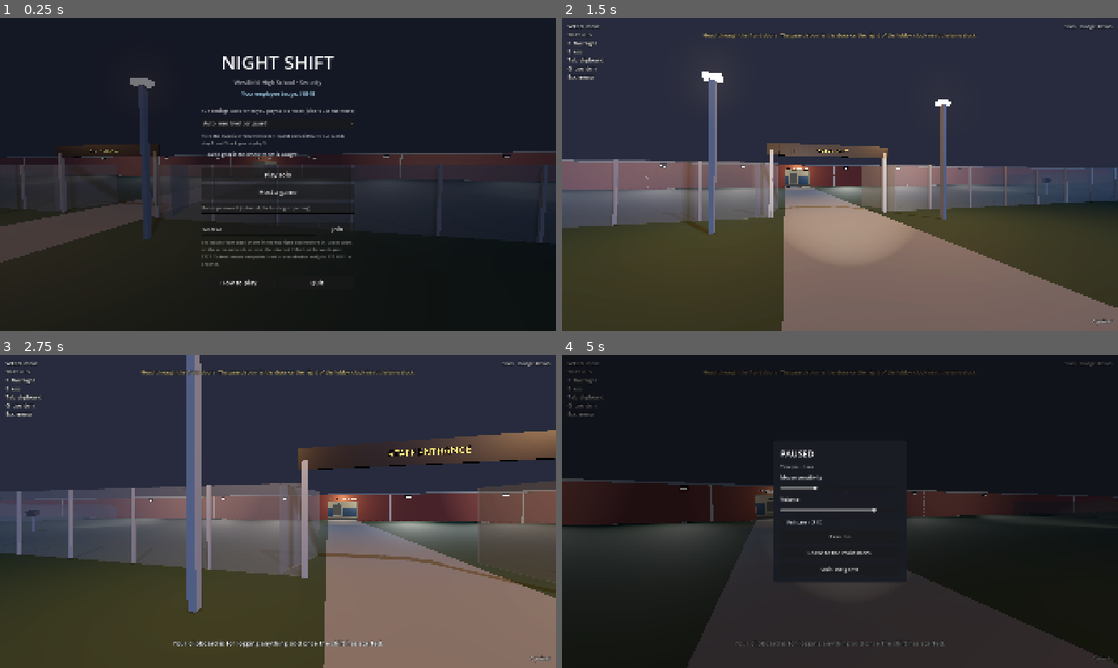
Above: before the commit, frames 1-4 (two rows, left to right).
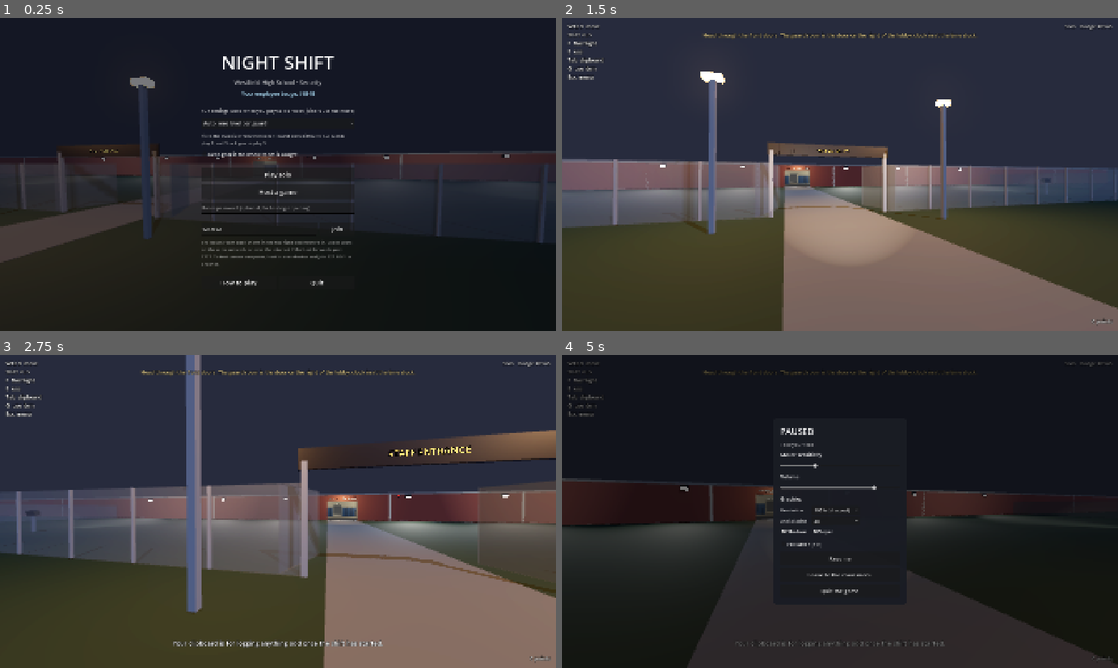
Above: after the commit, the same moments.

Repository: Travis700/Game
Game: Godot game, scene res://scenes/main.tscn
Two runs of this game, one before a commit and one after it. Both use one fixed random seed, a clock stepped at 60 frames per second and the inputs below.
Inputs (mouse positions are in pixels of both pictures, inside the frame that each line leads up to):
- Up to frame 1 (0.25 s): no input
- Up to frame 2 (1.5 s): click "Play solo" at 0.5 s; tap Enter at 1.25 s; move the mouse to (867, 174) at 1.27 s; hold W (move_forward) from 1.28 s (still down); hold F (flashlight) from 1.28 s (still down); click (867, 174) at 1.42 s
- Up to frame 3 (2.75 s): keep holding W (move_forward); move the mouse to (250, 511) at 2.02 s; release F (flashlight) at 2.03 s; tap Tab (clipboard) at 2.1 s; tap F (flashlight) at 2.3 s
- Up to frame 4 (5 s): keep holding W (move_forward); move the mouse to (851, 505) at 2.77 s; hold F (flashlight) 2.78-3.53 s; move the mouse to (834, 517) at 3.52 s; tap E (interact) at 3.6 s; click (834, 517) at 3.67 s; tap F (flashlight) at 3.8 s; move the mouse to (878, 514) at 4.27 s; hold F (flashlight) from 4.28 s (still down); tap 1 (monitor_1) at 4.35 s; tap Escape (pause) at 4.9 s

The runs differ from the first frame. In frame 1, 0.2% of the frame differs, in the area x 3-92%, y 18-65%; in frame 2, 0.9%; in frame 3, 0.9%; in frame 4, 2.1%, in the area x 9-93%, y 23-79%.

Commit message:
Add graphics settings to the Esc menu: resolution, anti-aliasing, shadows, V-sync
Saved with the player's profile, for slower computers (and Steam).

Co-Authored-By: Claude Opus 5.5 <noreply@anthropic.com>
Claude-Session: https://claude.ai/code/session_015YKvNgaJwTwAVL8wj2PRTQ

Diff:
--- a/scripts/main.gd
+++ b/scripts/main.gd
@@ -930,6 +930,8 @@
 	moon.light_color = Color(0.6, 0.7, 1.0)
 	moon.light_energy = 0.25
 	moon.shadow_enabled = true
+	moon.add_to_group(Profile.SHADOW_LIGHTS)
+	moon.shadow_enabled = Profile.shadows
 	moon.rotation_degrees = Vector3(-40, 35, 0)
 	add_child(moon)
 	return env
--- a/scripts/pause_menu.gd
+++ b/scripts/pause_menu.gd
@@ -4,6 +4,9 @@
 
 signal closed
 signal leave_requested
+
+## Choices for the 3D resolution, as a percentage of the window.
+const RENDER_SCALES: Array[int] = [100, 85, 70, 50]
 
 var is_open := false
 var _title: Label
@@ -54,6 +57,45 @@
 		Profile.volume = value
 		Profile.apply_volume())
 	column.add_child(_volume)
+	column.add_child(_label("Graphics"))
+	var graphics := GridContainer.new()
+	graphics.columns = 2
+	graphics.add_theme_constant_override("h_separation", 12)
+	graphics.add_theme_constant_override("v_separation", 6)
+	column.add_child(graphics)
+	graphics.add_child(_small("Resolution"))
+	var scale := OptionButton.new()
+	for percent in RENDER_SCALES:
+		scale.add_item("%d%%%s" % [percent, " (sharpest)" if percent == 100 else ""])
+	scale.select(maxi(RENDER_SCALES.find(roundi(Profile.render_scale * 100)), 0))
+	scale.item_selected.connect(func(index: int) -> void:
+		Profile.render_scale = RENDER_SCALES[index] / 100.0
+		Profile.apply_graphics())
+	graphics.add_child(scale)
+	graphics.add_child(_small("Anti-aliasing"))
+	var aa := OptionButton.new()
+	for option in ["Off", "2x", "4x"]:
+		aa.add_item(option)
+	aa.select(Profile.antialiasing)
+	aa.item_selected.connect(func(index: int) -> void:
+		Profile.antialiasing = index
+		Profile.apply_graphics())
+	graphics.add_child(aa)
+	var shadows := CheckBox.new()
+	shadows.text = "Shadows"
+	shadows.button_pressed = Profile.shadows
+	shadows.toggled.connect(func(on: bool) -> void:
+		Profile.shadows = on
+		Profile.apply_graphics())
+	graphics.add_child(shadows)
+	var vsync := CheckBox.new()
+	vsync.text = "V-sync"
+	vsync.button_pressed = Profile.vsync
+	vsync.toggled.connect(func(on: bool) -> void:
+		Profile.vsync = on
+		Profile.apply_graphics())
+	graphics.add_child(vsync)
+
 	_fullscreen = CheckBox.new()
 	_fullscreen.text = "Fullscreen (F11)"
 	_fullscreen.toggled.connect(func(on: bool) -> void:
@@ -102,6 +144,14 @@
 	return label
 
 
+func _small(text: String) -> Label:
+	var label := Label.new()
+	label.text = text
+	label.add_theme_font_size_override("font_size", 15)
+	label.modulate.a = 0.8
+	return label
+
+
 func _slider(low: float, high: float, value: float) -> HSlider:
 	var slider := HSlider.new()
 	slider.min_value = low
--- a/scripts/player.gd
+++ b/scripts/player.gd
@@ -84,6 +84,11 @@
 	_footsteps.name = "Footsteps"
 	add_child(_footsteps)
 	flashlight.set_meta("base_energy", flashlight.light_energy)
+	# The Shadows setting (Profile is an autoload; looked up by path, see _look).
+	flashlight.add_to_group("shadow_lights")
+	var profile := get_node_or_null("/root/Profile")
+	if profile:
+		flashlight.shadow_enabled = bool(profile.get("shadows"))
 	if bright_flashlight:
 		set_bright_flashlight(true)
 	var local := is_local()
--- a/scripts/profile.gd
+++ b/scripts/profile.gd
@@ -9,6 +9,14 @@
 var mouse_sensitivity := 1.0
 ## Master volume, 0 to 1.
 var volume := 0.8
+## Graphics: V-sync, 3D resolution (1.0 = full), shadows, and anti-aliasing (0 off, 1 = 2x, 2 = 4x).
+var vsync := true
+var render_scale := 1.0
+var shadows := true
+var antialiasing := 1
+
+## Lights that cast shadows (the moon, flashlights), switched by the Shadows setting.
+const SHADOW_LIGHTS := "shadow_lights"
 
 
 func _enter_tree() -> void:
@@ -17,6 +25,10 @@
 		employee_number = config.get_value("employee", "number", 0)
 		mouse_sensitivity = config.get_value("settings", "mouse_sensitivity", 1.0)
 		volume = config.get_value("settings", "volume", 0.8)
+		vsync = config.get_value("graphics", "vsync", true)
+		render_scale = config.get_value("graphics", "render_scale", 1.0)
+		shadows = config.get_value("graphics", "shadows", true)
+		antialiasing = config.get_value("graphics", "antialiasing", 1)
 	apply_volume()
 	if employee_number < 1000:
 		employee_number = randi_range(1000, 9999)
@@ -37,8 +49,26 @@
 	config.set_value("employee", "number", employee_number)
 	config.set_value("settings", "mouse_sensitivity", mouse_sensitivity)
 	config.set_value("settings", "volume", volume)
+	config.set_value("graphics", "vsync", vsync)
+	config.set_value("graphics", "render_scale", render_scale)
+	config.set_value("graphics", "shadows", shadows)
+	config.set_value("graphics", "antialiasing", antialiasing)
 	config.save(PATH)
 
 
 func apply_volume() -> void:
 	AudioServer.set_bus_volume_db(0, linear_to_db(maxf(volume, 0.0001)))
+
+
+func _ready() -> void:
+	apply_graphics()
+
+
+## Applies the graphics settings to the game window and every shadow-casting light.
+func apply_graphics() -> void:
+	DisplayServer.window_set_vsync_mode(DisplayServer.VSYNC_ENABLED if vsync else DisplayServer.VSYNC_DISABLED)
+	var root := get_tree().root
+	root.scaling_3d_scale = clampf(render_scale, 0.5, 1.0)
+	root.msaa_3d = [Viewport.MSAA_DISABLED, Viewport.MSAA_2X, Viewport.MSAA_4X][clampi(antialiasing, 0, 2)]
+	for light in get_tree().get_nodes_in_group(SHADOW_LIGHTS):
+		(light as Light3D).shadow_enabled = shadows
Not shown, changed: README.md
